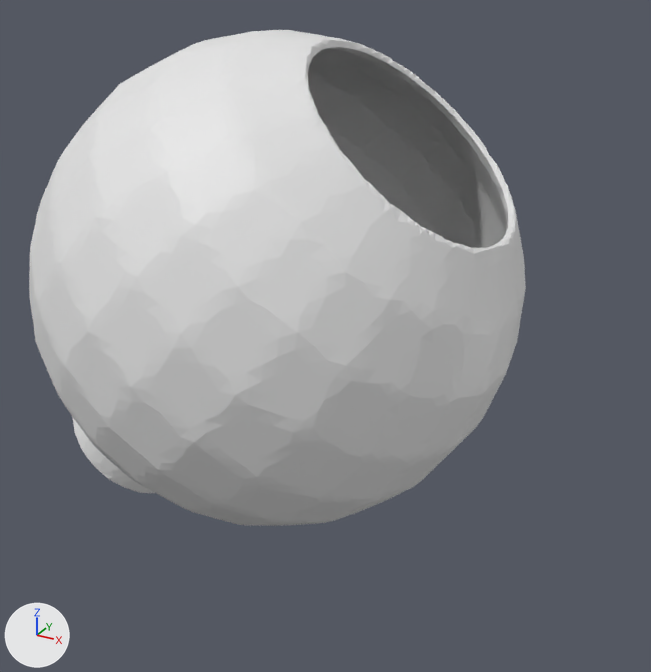
Renders of the OBJ model dataset/fix/e_data/train_mesh/out_0_0_1.obj from each side of a commit.
Rendered twice from a 50 mm lens placed at (0.21, -0.506, 0.279), pointed at (-0.039, -0.053, 0.053). Arrows for +X, +Y and +Z are at lower left; the lights stay in place. Where no turn or scale is listed for an object, it has been applied to the vertices.

Names of what the first picture shows: 'out_0_0_1'.
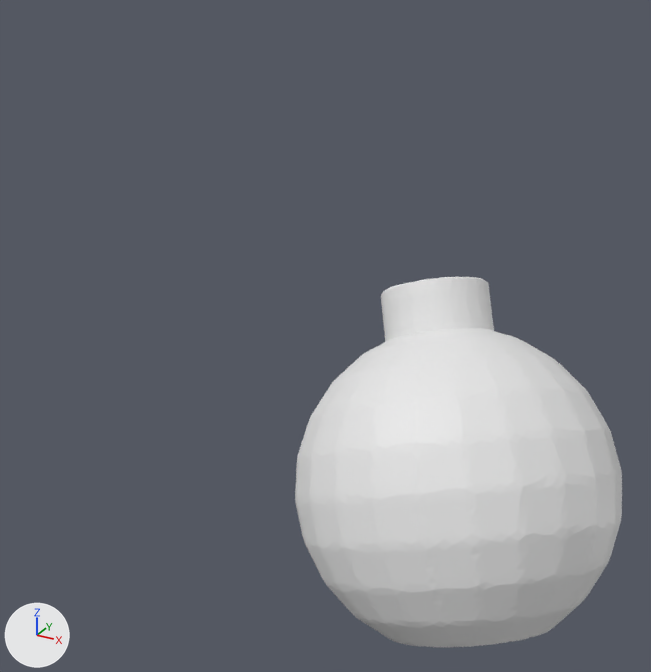
Where the change shows, as pixel boxes (x1, y1, x2, y2) in the pictures (651 x 672 px):
'out_0_0_1', reshaped (34% narrower, 25% shorter): before (29, 30, 526, 526); after (295, 277, 622, 647)

The change, as a list of edits to the scene's bpy script:
```text
Change me_out_0_0_1:
    where me_out_0_0_1.from_pydata(...)  # 15378 vertices, 30756 faces; spans x -0.229..0.08, y -0.208..0.088, z -0.086..0.233
    used by ob_out_0_0_1; location = (0.0, 0.0, 0.0)
    me_out_0_0_1 part 1: the loose piece of 10376 vertices spanning x -0.229..0.08, y -0.208..0.088, z -0.086..0.233 is multiplied about its middle by the matrix ((0.125, -0.661, 0.209), (-0.67, -0.061, 0.209), (-0.178, -0.236, -0.639)), then moved by (0.114, 0.035, -0.111)
```
